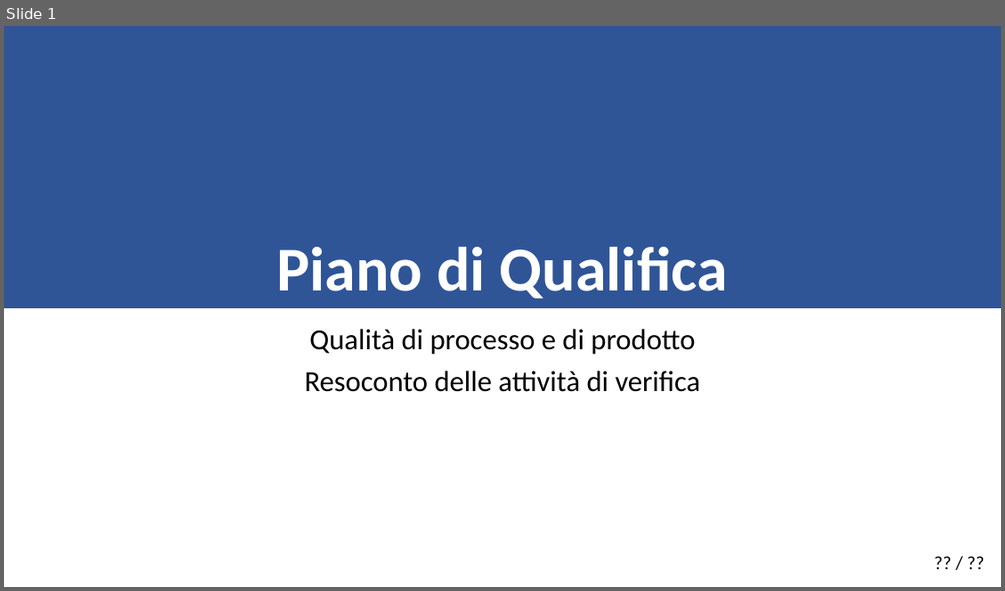
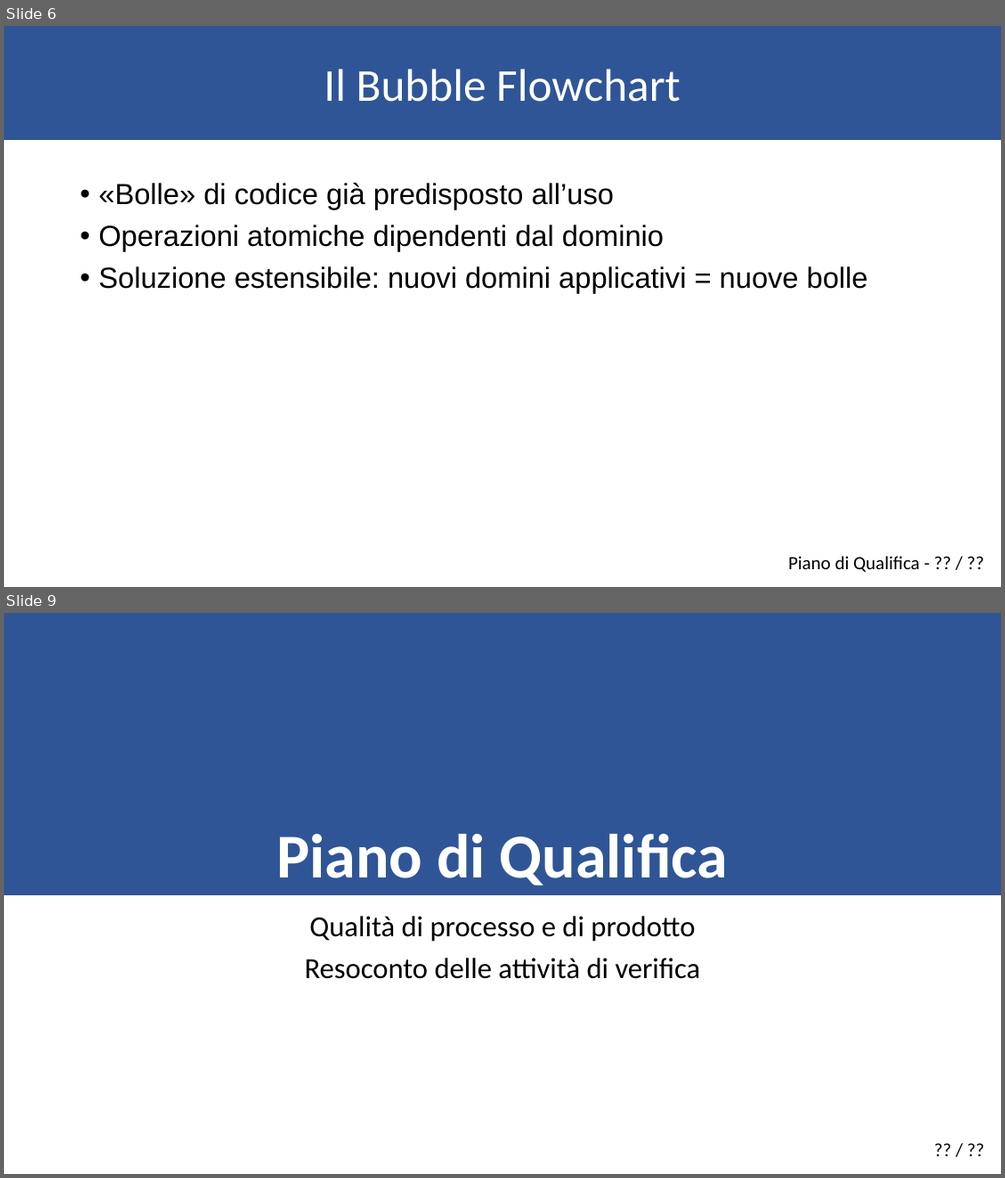
Before and after one commit to KaleidosCodeTeam/SWEDesigner, a slide deck: Presentazione/KaleidosCode_PdQ.pptx. Shown one above the other, each under a label of ours: slide 1 before the commit, slides 6 and 9 after it; the slides between them are not shown. The pictures are 1005x591 and 1005x1178 pixels, drawn with LibreOffice and Linux fonts; fonts in the diff are those of the drawing. Boxes give left, top, right and bottom in pixels: in the first picture for what was removed or moved away, otherwise in the second. Text is boxed around its words. In the diff, an @@ line names an element or a change of style, - is before the commit and + after.

```diff
--- a/Presentazione/KaleidosCode_PdQ.pptx
+++ b/Presentazione/KaleidosCode_PdQ.pptx
@@ slide 6 added at <box>4,26,1001,587</box>, background #FFFFFF @@
@@ rectangle added at <box>4,26,1001,139</box>, fill #2F5597, outline #325491 1 pt, 44 pt, text #FFFFFF @@
+Il Bubble Flowchart
@@ text added at <box>98,183,868,293</box>, 28 pt, text #000000 @@
+• «Bolle» di codice già predisposto all’uso
+• Operazioni atomiche dipendenti dal dominio
+• Soluzione estensibile: nuovi domini applicativi = nuove bolle
@@ text added at <box>788,556,920,572</box>, 18 pt, text #000000 @@
+Piano di Qualifica - ?? / ??
@@ what was slide 1 is now slide 9 @@
```
Also in this commit, not shown: 7 other slides added, 1 other file.
